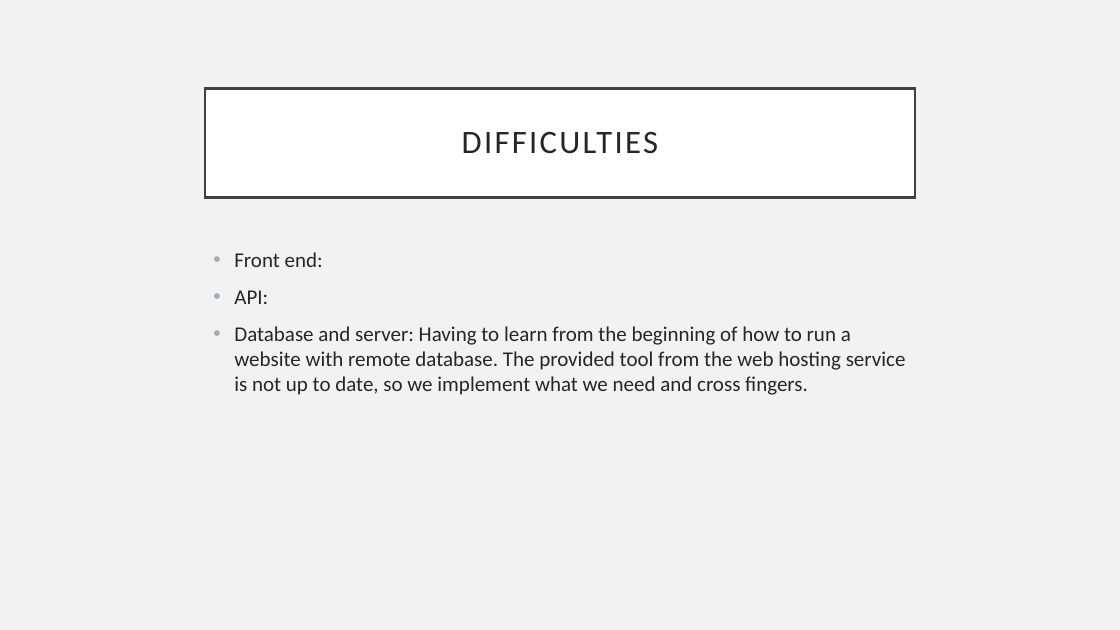
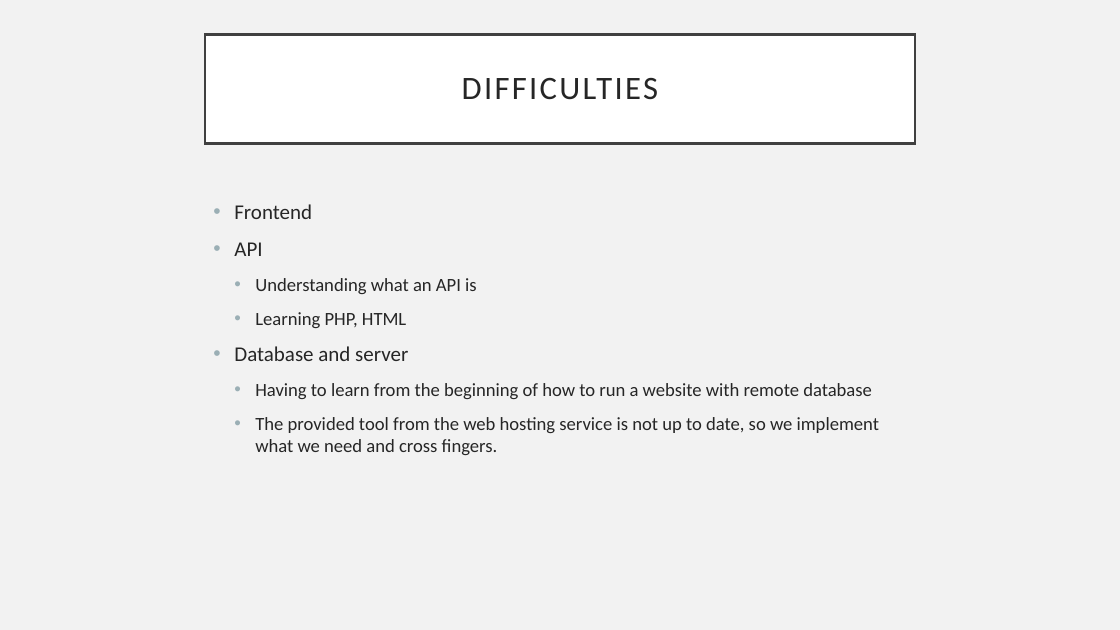
Before and after one commit to SudoKudo/P.O.O.P-Small-Project, a slide deck: slide 8 of SmallProject-Slides.pptx. Drawn at 1120x630 pixels with LibreOffice and Linux fonts; fonts in the diff are those of the drawing. Boxes give left, top, right and bottom in pixels: in the first picture for what was removed or moved away, otherwise in the second. Text is boxed around its words. In the diff, an @@ line names an element or a change of style, - is before the commit and + after.

```diff
--- a/SmallProject-Slides.pptx
+++ b/SmallProject-Slides.pptx
@@ title "DIFFICULTIES": place and size @@
-title "DIFFICULTIES" at [205,88,915,197]
+title "DIFFICULTIES" at [205,34,915,144]
@@ text at [234,204,879,455]: text changed; size 18 to 16 pt @@
-• Front end:
-• API:
-• Database and server: Having to learn from the beginning of how to run a website with remote database. The provided tool from the web hosting service is not up to date, so we implement what we need and cross fingers.
+• Frontend
+• API
+  • Understanding what an API is
+  • Learning PHP, HTML
+• Database and server
+  • Having to learn from the beginning of how to run a website with remote database
+  • The provided tool from the web hosting service is not up to date, so we implement what we need and cross fingers.
```
Also in this commit, not shown: 5 other slides changed, 4 slides added, 5 slides removed.
